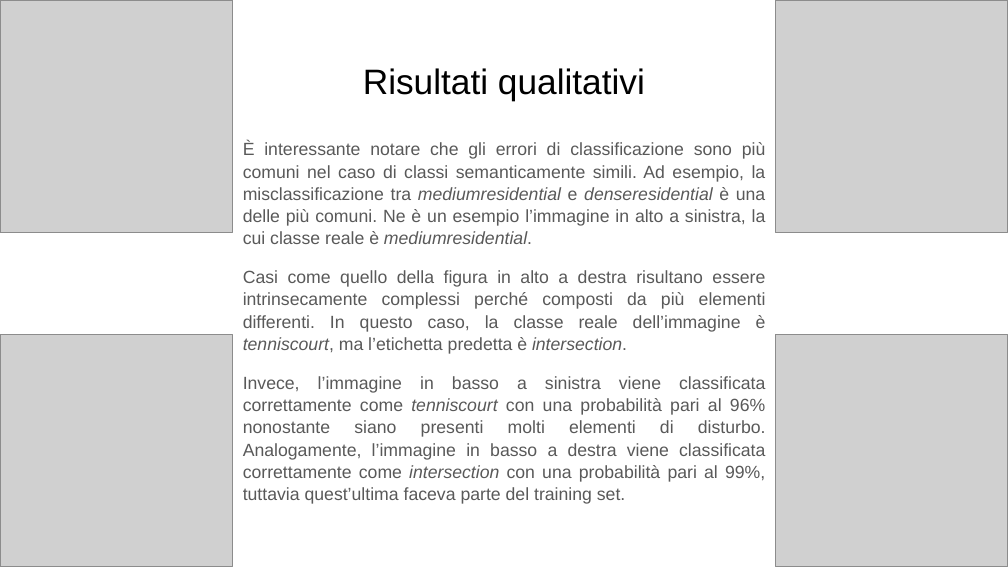
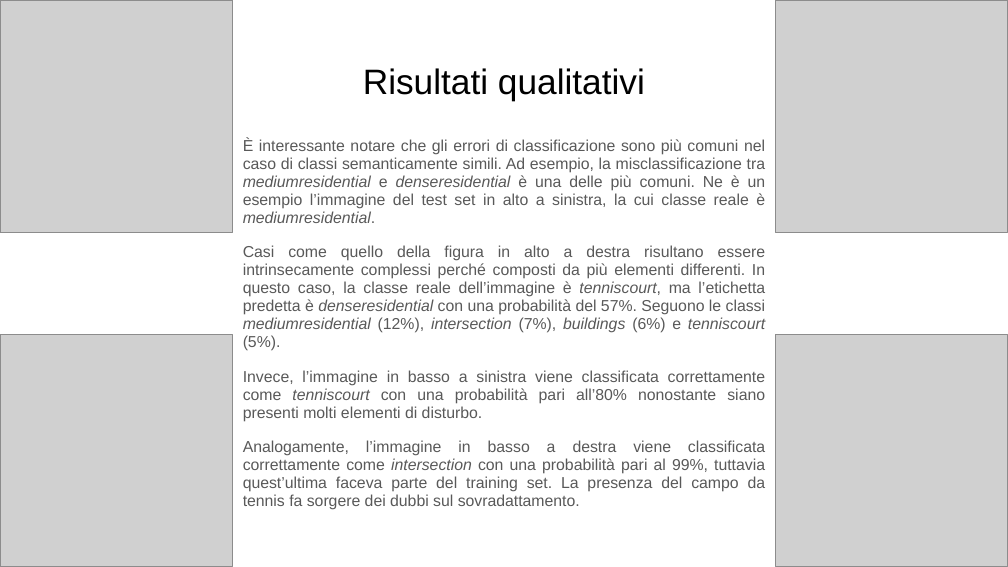
Before and after one commit to serpest/AerialSceneClassification, a slide deck: slide 13 of slides.pptx. Drawn at 1008x567 pixels with LibreOffice and Linux fonts; fonts in the diff are those of the drawing; grey boxes stand for pictures. Boxes give left, top, right and bottom in pixels: in the first picture for what was removed or moved away, otherwise in the second. Text is boxed around its words. In the diff, an @@ line names an element or a change of style, - is before the commit and + after.

```diff
--- a/slides.pptx
+++ b/slides.pptx
@@ text at [243, 138, 766, 510]: text changed; size 12.6 to 11.2 pt @@
-È interessante notare che gli errori di classificazione sono più comuni nel caso di classi semanticamente simili. Ad esempio, la misclassificazione tra mediumresidential e denseresidential è una delle più comuni. Ne è un esempio l’immagine in alto a sinistra, la cui classe reale è mediumresidential.
-Casi come quello della figura in alto a destra risultano essere intrinsecamente complessi perché composti da più elementi differenti. In questo caso, la classe reale dell’immagine è tenniscourt, ma l’etichetta predetta è intersection.
-Invece, l’immagine in basso a sinistra viene classificata correttamente come tenniscourt con una probabilità pari al 96% nonostante siano presenti molti elementi di disturbo. Analogamente, l’immagine in basso a destra viene classificata correttamente come intersection con una probabilità pari al 99%, tuttavia quest’ultima faceva parte del training set.
+È interessante notare che gli errori di classificazione sono più comuni nel caso di classi semanticamente simili. Ad esempio, la misclassificazione tra mediumresidential e denseresidential è una delle più comuni. Ne è un esempio l’immagine del test set in alto a sinistra, la cui classe reale è mediumresidential.
+Casi come quello della figura in alto a destra risultano essere intrinsecamente complessi perché composti da più elementi differenti. In questo caso, la classe reale dell’immagine è tenniscourt, ma l’etichetta predetta è denseresidential con una probabilità del 57%. Seguono le classi mediumresidential (12%), intersection (7%), buildings (6%) e tenniscourt (5%).
+Invece, l’immagine in basso a sinistra viene classificata correttamente come tenniscourt con una probabilità pari all’80% nonostante siano presenti molti elementi di disturbo.
+Analogamente, l’immagine in basso a destra viene classificata correttamente come intersection con una probabilità pari al 99%, tuttavia quest’ultima faceva parte del training set. La presenza del campo da tennis fa sorgere dei dubbi sul sovradattamento.
```
Also in this commit, not shown: 2 other slides changed, 1 other file.
